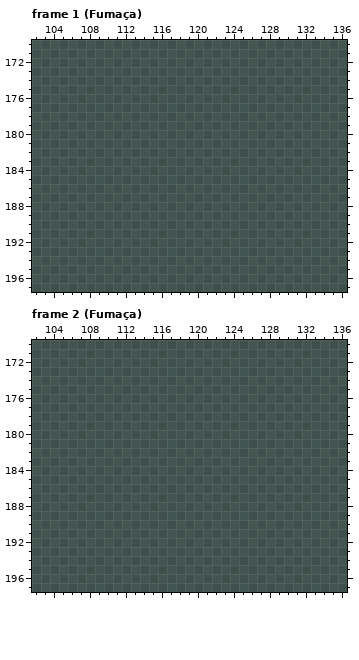
Edited in one commit: pixel-art file (Entregas/ase/Sprites/Sprite-0004.ase). That is the earlier state.
256x256 pixels, 45 frames. Colours within 5 levels of each other are drawn and written as one. Shown: frame 1 (Fumaça): x 102..136, y 170..197; frame 2 (Fumaça): x 102..136, y 170..197. The commit also changed other frames or places, which this record leaves out.
And afterwards:
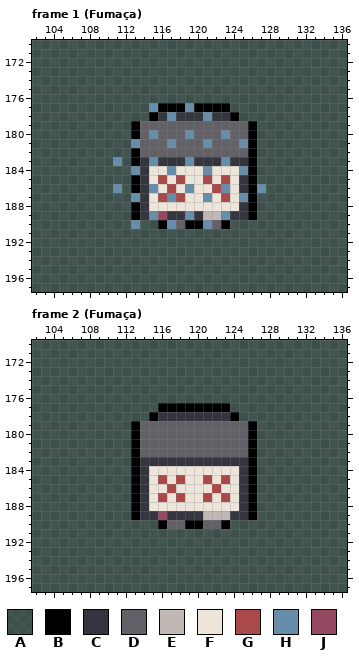
Palette (. is transparent): A #0000008d  B #000000  C #353540  D #636167  E #bfb8b4  F #ede4da  G #a94949  H #668da9  J #954961
The edit:
Frame 1 (Fumaça), layers "Animações", "Desenhos":
y 177: x 115..123 AAAAAAAAA -> HBBBHBBBB
y 178: x 115..124 AAAAAAAAAA -> BCHCCCHCCB
y 179: x 113..126 AAAAAAAAAAAAAA -> BDDDDDDDDDDDDB
y 180: x 113..126 AAAAAAAAAAAAAA -> BDHDDDHDDDHDDB
y 181: x 113..126 AAAAAAAAAAAAAA -> HDDDHDDDHDDDHB
y 182: x 113..126 AAAAAAAAAAAAAA -> BDDDDDDDDDDDDB
y 183: x 111 A -> H; x 113..126 AAAAAAAAAAAAAA -> BCHCCCHCCCHCCB
y 184: x 113..126 AAAAAAAAAAAAAA -> HCFFHFFFHFFFHB
y 185: x 113..126 AAAAAAAAAAAAAA -> BCFGFGFFGFGFCB
y 186: x 111 A -> H; x 113..127 AAAAAAAAAAAAAAA -> BCHFGFHFFGHFCBH
y 187: x 113..126 AAAAAAAAAAAAAA -> HCFGHGFFHFGFHB
y 188: x 113..126 AAAAAAAAAAAAAA -> BCFFFFFFFFFFCB
y 189: x 113..126 AAAAAAAAAAAAAA -> BCHJCCHCEEHCCB
y 190: x 113 A -> H; x 116..123 AAAAAAAA -> BHDBBHDB
Frame 2 (Fumaça), layer "Desenhos":
y 177: x 116..123 AAAAAAAA -> BBBBBBBB
y 178: x 115..124 AAAAAAAAAA -> BCCCCCCCCB
y 179..182: x 113..126 AAAAAAAAAAAAAA -> BDDDDDDDDDDDDB
y 183: x 113..126 AAAAAAAAAAAAAA -> BCCCCCCCCCCCCB
y 184: x 113..126 AAAAAAAAAAAAAA -> BCFFFFFFFFFFCB
y 185: x 113..126 AAAAAAAAAAAAAA -> BCFGFGFFGFGFCB
y 186: x 113..126 AAAAAAAAAAAAAA -> BCFFGFFFFGFFCB
y 187: x 113..126 AAAAAAAAAAAAAA -> BCFGFGFFGFGFCB
y 188: x 113..126 AAAAAAAAAAAAAA -> BCFFFFFFFFFFCB
y 189: x 113..126 AAAAAAAAAAAAAA -> BCCJCCCCEEECCB
y 190: x 116..123 AAAAAAAA -> BDDBBDDB
Boxes around the changes in both pictures, in picture pixels (x1, y1, x2, y2):
changed: (113, 103, 266, 229)
changed: (131, 403, 257, 529)
